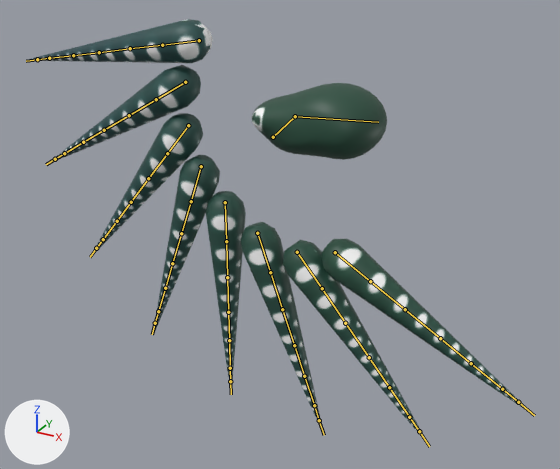
One commit to the Blender file graphics/octo.blend: the scene before it, then after it.
Camera for both pictures: a camera (50 mm lens) standing at (0.613, -0.868, 0.353) and looking at (0.026, 0.199, -0.18). The axes (+X, +Y, +Z) are drawn at lower left. The lights are the same throughout. The bones that bend it are drawn over the model as lines.
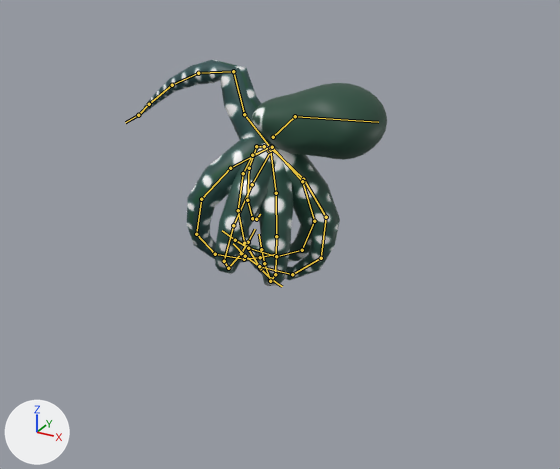
The newer file adds an action. The first version stands in its rest pose; the second is drawn at frame 42 of the action 'Shake'.

Where the change shows, as pixel boxes (x1, y1, x2, y2) in the pictures (560 x 469 px):
'Cone', posed (49% narrower, 47% shorter)
    before: (27, 19, 533, 447)
    after: (128, 60, 387, 287)
bone 'Bone.005', root to tip
    before: (225, 202) to (226, 241)
    after: (271, 151) to (252, 184)
bone 'Bone.013', root to tip
    before: (201, 166) to (191, 201)
    after: (269, 151) to (264, 146)
bone 'Bone.014', root to tip
    before: (191, 201) to (181, 233)
    after: (264, 146) to (256, 146)
bone 'Bone.021', root to tip
    before: (188, 125) to (167, 153)
    after: (271, 146) to (230, 168)
bone 'Bone.029', root to tip
    before: (185, 82) to (156, 99)
    after: (271, 149) to (244, 114)
bone 'Bone.031', root to tip
    before: (129, 115) to (104, 130)
    after: (233, 71) to (198, 73)
bone 'Bone.035', root to tip
    before: (55, 159) to (46, 164)
    after: (138, 115) to (125, 122)
bone 'Bone.037', root to tip
    before: (199, 40) to (162, 45)
    after: (271, 147) to (252, 155)
bone 'Bone.039', root to tip
    before: (130, 48) to (99, 52)
    after: (243, 173) to (238, 210)
bone 'Bone.045', root to tip
    before: (257, 233) to (270, 272)
    after: (270, 150) to (276, 193)
bone 'Bone.047', root to tip
    before: (282, 309) to (294, 345)
    after: (276, 236) to (275, 274)
bone 'Bone.053', root to tip
    before: (297, 252) to (322, 288)
    after: (270, 147) to (303, 179)
bone 'Bone.061', root to tip
    before: (335, 252) to (370, 281)
    after: (272, 147) to (302, 181)

The change, as a list of edits to the scene's bpy script:
```text
Change bone_bone_005:
    where bone_bone_005 = bpy.data.objects['Armature'].pose.bones['Bone.005']
    bone_bone_005.location: (0.0, 0.0, 0.0) -> (0.09, -0.105, 0.0)
    bone_bone_005.rotation_quaternion: (1.0, 0.0, 0.0, 0.0) -> (0.879, -0.476, 0.0, 0.0)  # degrees (0, 0, 0) -> degrees (-57, 0, 0)
Change bone_bone_012:
    where bone_bone_012 = bpy.data.objects['Armature'].pose.bones['Bone.012']
    bone_bone_012.location: (0.0, 0.0, 0.0) -> (0.028, -0.331, 0.051)
    bone_bone_012.scale: (1.0, 1.0, 1.0) -> (-0.36, -0.36, -0.36)
Change bone_bone_013:
    where bone_bone_013 = bpy.data.objects['Armature'].pose.bones['Bone.013']
    bone_bone_013.location: (0.0, 0.0, 0.0) -> (0.109, -0.09, 0.0)
Change bone_bone_014:
    where bone_bone_014 = bpy.data.objects['Armature'].pose.bones['Bone.014']  # child of 'Bone.013'
    bone_bone_014.rotation_quaternion: (1.0, 0.0, 0.0, 0.0) -> (0.996, -0.088, 0.0, -0.022)  # degrees (0, 0, 0) -> degrees (-10, 0, -2)
Change bone_bone_020:
    where bone_bone_020 = bpy.data.objects['Armature'].pose.bones['Bone.020']
    bone_bone_020.location: (0.0, 0.0, 0.0) -> (0.117, -0.349, 0.036)
    bone_bone_020.scale: (1.0, 1.0, 1.0) -> (-0.36, -0.36, -0.36)
Change bone_bone_021:
    where bone_bone_021 = bpy.data.objects['Armature'].pose.bones['Bone.021']
    bone_bone_021.location: (0.0, 0.0, 0.0) -> (0.131, -0.092, 0.0)
    bone_bone_021.rotation_quaternion: (1.0, 0.0, 0.0, 0.0) -> (0.764, -0.223, -0.51, 0.326)  # degrees (0, 0, 0) -> degrees (-61, -39, 70)
Change bone_bone_028:
    where bone_bone_028 = bpy.data.objects['Armature'].pose.bones['Bone.028']
    bone_bone_028.location: (0.0, 0.0, 0.0) -> (0.251, -0.301, 0.06)
    bone_bone_028.scale: (1.0, 1.0, 1.0) -> (-0.36, -0.36, -0.36)
Change bone_bone_029:
    where bone_bone_029 = bpy.data.objects['Armature'].pose.bones['Bone.029']
    bone_bone_029.location: (0.0, 0.0, 0.0) -> (0.159, -0.094, 0.0)
Change bone_bone_031:
    where bone_bone_031 = bpy.data.objects['Armature'].pose.bones['Bone.031']  # child of 'Bone.030'
    bone_bone_031.rotation_quaternion: (1.0, 0.0, 0.0, 0.0) -> (0.847, 0.008, 0.096, -0.523)  # degrees (0, 0, 0) -> degrees (-5, 10, -64)
Change bone_bone_035:
    where bone_bone_035 = bpy.data.objects['Armature'].pose.bones['Bone.035']  # child of 'Bone.034'
    bone_bone_035.rotation_quaternion: (1.0, 0.0, 0.0, 0.0) -> (0.985, -0.037, -0.123, 0.11)  # degrees (0, 0, 0) -> degrees (-6, -14, 13)
Change bone_bone_036:
    where bone_bone_036 = bpy.data.objects['Armature'].pose.bones['Bone.036']
    bone_bone_036.location: (0.0, 0.0, 0.0) -> (0.007, -0.233, 0.002)
    bone_bone_036.scale: (1.0, 1.0, 1.0) -> (-0.16, -0.16, -0.16)
Change bone_bone_037:
    where bone_bone_037 = bpy.data.objects['Armature'].pose.bones['Bone.037']
    bone_bone_037.location: (0.0, 0.0, 0.0) -> (0.177, -0.102, 0.0)
Change bone_bone_039:
    where bone_bone_039 = bpy.data.objects['Armature'].pose.bones['Bone.039']  # child of 'Bone.038'
    bone_bone_039.rotation_quaternion: (1.0, 0.0, 0.0, 0.0) -> (0.994, -0.106, -0.011, -0.004)  # degrees (0, 0, 0) -> degrees (-12, -1, 0)
Change bone_bone_044:
    where bone_bone_044 = bpy.data.objects['Armature'].pose.bones['Bone.044']
    bone_bone_044.location: (0.0, 0.0, 0.0) -> (0.417, -0.478, -0.01)
    bone_bone_044.scale: (1.0, 1.0, 1.0) -> (-0.36, -0.36, -0.36)
Change bone_bone_045:
    where bone_bone_045 = bpy.data.objects['Armature'].pose.bones['Bone.045']
    bone_bone_045.location: (0.0, 0.0, 0.0) -> (0.076, -0.132, 0.0)
Change bone_bone_047:
    where bone_bone_047 = bpy.data.objects['Armature'].pose.bones['Bone.047']  # child of 'Bone.046'
    bone_bone_047.rotation_quaternion: (1.0, 0.0, 0.0, 0.0) -> (0.997, 0.059, -0.046, 0.0)  # degrees (0, 0, 0) -> degrees (7, -5, 0)
Change bone_bone_052:
    where bone_bone_052 = bpy.data.objects['Armature'].pose.bones['Bone.052']
    bone_bone_052.location: (0.0, 0.0, 0.0) -> (-0.035, -0.376, 0.051)
    bone_bone_052.scale: (1.0, 1.0, 1.0) -> (-0.36, -0.36, -0.36)
Change bone_bone_053:
    where bone_bone_053 = bpy.data.objects['Armature'].pose.bones['Bone.053']
    bone_bone_053.location: (0.0, 0.0, 0.0) -> (0.073, -0.164, 0.0)
Change bone_bone_060:
    where bone_bone_060 = bpy.data.objects['Armature'].pose.bones['Bone.060']
    bone_bone_060.location: (0.0, 0.0, 0.0) -> (-0.082, -0.465, -0.026)
    bone_bone_060.scale: (1.0, 1.0, 1.0) -> (-0.36, -0.36, -0.36)
Change bone_bone_061:
    where bone_bone_061 = bpy.data.objects['Armature'].pose.bones['Bone.061']
    bone_bone_061.location: (0.0, 0.0, 0.0) -> (0.081, -0.179, 0.0)
Change bone_bone_068:
    where bone_bone_068 = bpy.data.objects['Armature'].pose.bones['Bone.068']
    bone_bone_068.location: (0.0, 0.0, 0.0) -> (-0.141, -0.588, 0.036)
    bone_bone_068.scale: (1.0, 1.0, 1.0) -> (-0.36, -0.36, -0.36)
```
